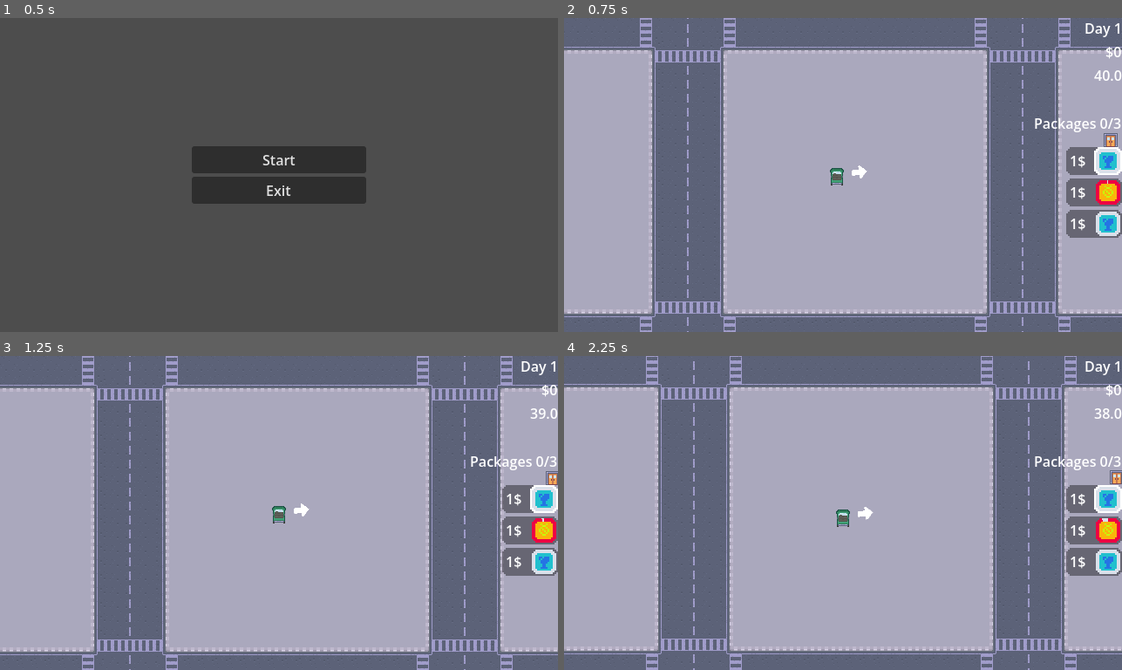
Above: before the commit, frames 1-4 (two rows, left to right).
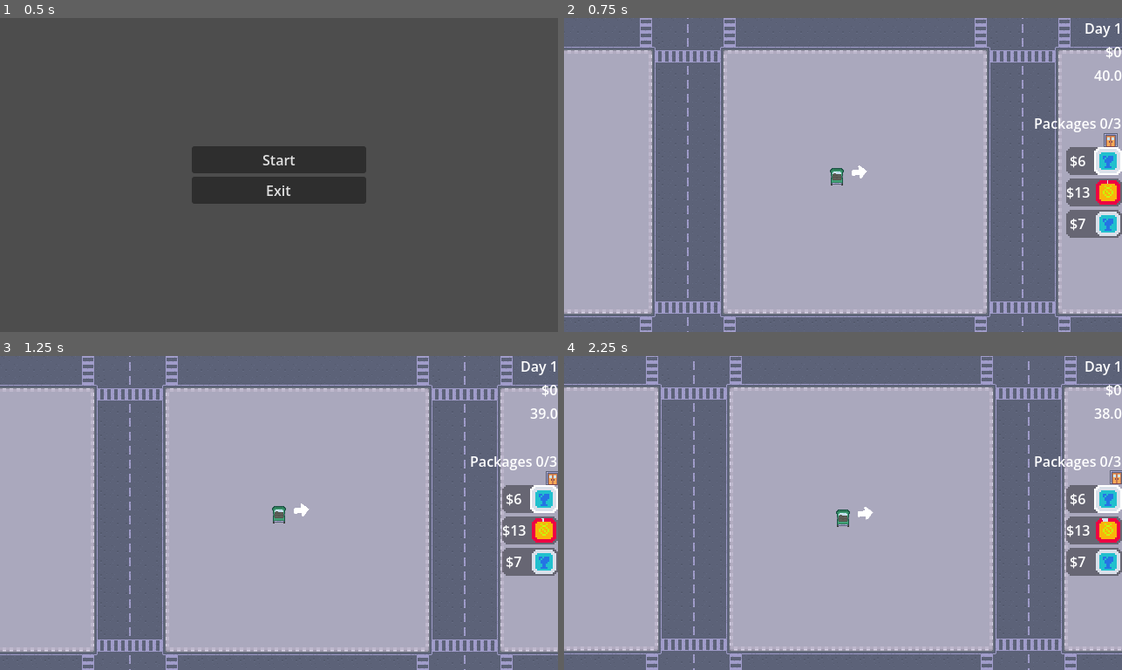
Above: after the commit, the same moments.

Repository: ruben-velasquez/rush-and-deliver
Game: Godot game, scene res://scenes/main_menu.tscn
Same seed, same stepped clock (60 frames per second), same inputs: the game is played once before the commit and once after it.
Inputs:
- Up to frame 1 (0.5 s): no input
- Up to frame 2 (0.75 s): click "Start" at 0.5 s
- Up to frame 3 (1.25 s): no input
- Up to frame 4 (2.25 s): hold D (right) 1.28-2.03 s; tap Enter at 2 s; hold S (down) from 2.03 s (still down)

Frame 1 is identical in both runs. In frame 2, 0.2% of the frame differs, in the area x 90-95%, y 43-68%; in frame 3, 0.2%; in frame 4, 0.2%.

Commit message:
fix: make reward labels of packages work

Diff:
--- a/scenes/package_icon.tscn
+++ b/scenes/package_icon.tscn
@@ -30,7 +30,7 @@
 atlas = ExtResource("1_2jlq2")
 region = Rect2(0, 32, 16, 16)
 
-[node name="Panel" type="Panel" unique_id=1816813380 node_paths=PackedStringArray("progress_bar")]
+[node name="Panel" type="Panel" unique_id=1816813380 node_paths=PackedStringArray("progress_bar", "reward_label")]
 custom_minimum_size = Vector2(64, 32)
 offset_left = 9.0
 offset_top = 32.0
@@ -39,6 +39,7 @@
 theme_override_styles/panel = SubResource("StyleBoxTexture_ll1fo")
 script = ExtResource("3_8jd6q")
 progress_bar = NodePath("HBoxContainer/PackageIcon")
+reward_label = NodePath("HBoxContainer/Reward")
 fragile_icon = SubResource("AtlasTexture_8jd6q")
 heavy_icon = SubResource("AtlasTexture_d0foq")
 urgent_icon = SubResource("AtlasTexture_tomo5")
@@ -50,7 +51,7 @@
 offset_right = 64.0
 offset_bottom = 32.0
 
-[node name="RichTextLabel" type="RichTextLabel" parent="HBoxContainer" unique_id=104473162]
+[node name="Reward" type="RichTextLabel" parent="HBoxContainer" unique_id=104473162]
 custom_minimum_size = Vector2(28, 0)
 layout_mode = 2
 bbcode_enabled = true
--- a/scripts/package_icon.gd
+++ b/scripts/package_icon.gd
@@ -2,6 +2,7 @@
 extends Control
 
 @export var progress_bar: TextureProgressBar
+@export var reward_label: RichTextLabel
 
 @export var fragile_icon: Texture2D
 @export var heavy_icon: Texture2D
@@ -22,12 +23,15 @@
 	match package.property:
 		Package.PackageProperty.URGENT:
 			progress_bar.value = (package.urgent_time_left * 100) / RunData.stats.urgent_packages_time
+			reward_label.text = "$%s" % package.reward
 		Package.PackageProperty.FRAGILE:
 			progress_bar.value = ((RunData.stats.fragile_packages_health - package.fragile_health) * 100) / RunData.stats.fragile_packages_health
 
 func setup(_package: Package):
 	package = _package
 	progress_bar.value = 0
+
+	reward_label.text = "$%s" % package.reward
 
 	match package.property:
 		Package.PackageProperty.URGENT:
